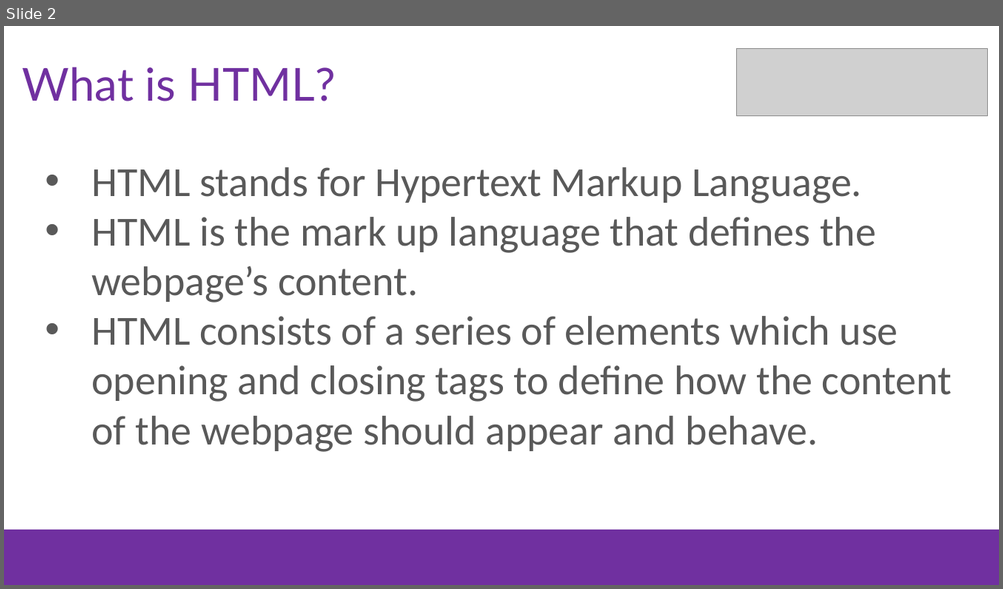
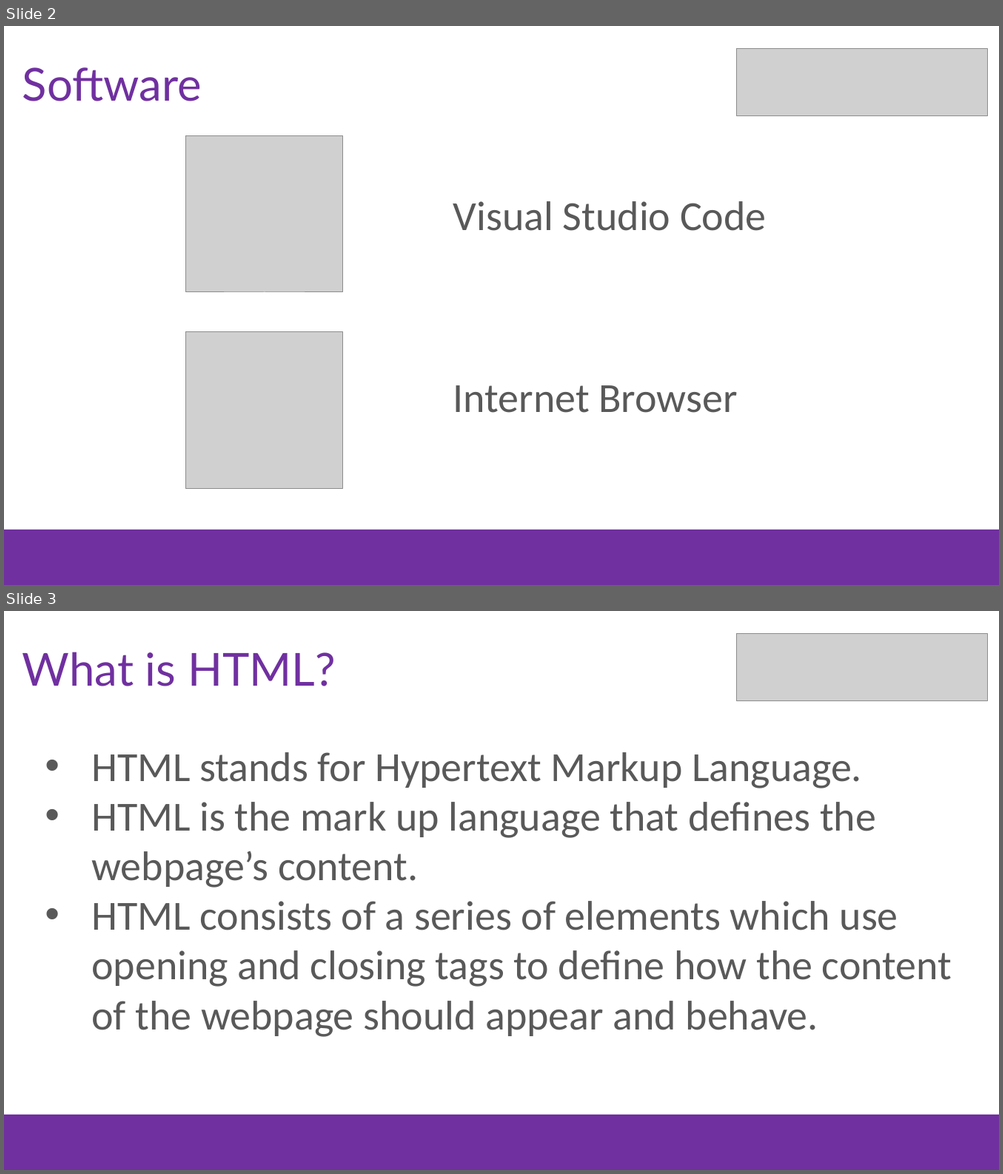
Before and after one commit to stho382/Intro-To-Web-Developement, a slide deck: presentation_slides/HTML.pptx. Shown one above the other, each under a label of ours: slide 2 before the commit, slides 2 and 3 after it. The pictures are 1003x589 and 1003x1174 pixels, drawn with LibreOffice and Linux fonts; fonts in the diff are those of the drawing; grey boxes stand for pictures; background and template pictures are left out. Boxes give left, top, right and bottom in pixels: in the first picture for what was removed or moved away, otherwise in the second. Text is boxed around its words. In the diff, an @@ line names an element or a change of style, - is before the commit and + after.

```diff
--- a/presentation_slides/HTML.pptx
+++ b/presentation_slides/HTML.pptx
@@ slide 2 added at (4,26,999,585), background #FFFFFF; not listed: 1 template element that a slide beside it also shows @@
@@ text added at (22,67,202,101), 44 pt, text #7030A0 @@
+Software
@@ picture added at (737,49,988,116) @@
@@ picture added at (186,136,343,292) @@
@@ text added at (453,201,766,231), 40 pt, text #595959 @@
+Visual Studio Code
@@ picture added at (186,332,343,488) @@
@@ text added at (453,386,737,413), 40 pt, text #595959 @@
+Internet Browser
@@ what was slide 2 is now slide 3 @@
```
Also in this commit, not shown: 3 slides changed, 1 other slide added, 6 other files.
